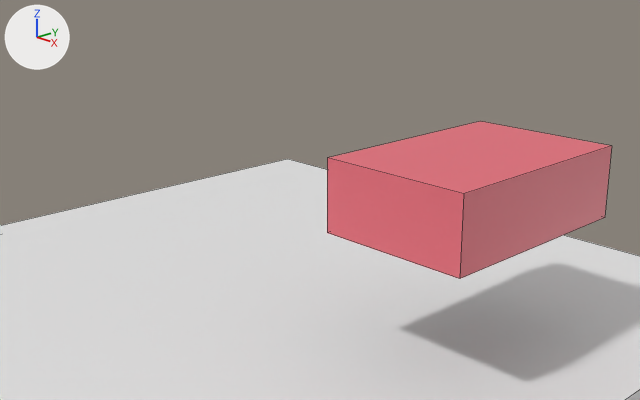
Two versions of the Blender file art/main.blend, one commit apart.
Camera for both pictures: a 50 mm lens placed at (10.1, -8.24, 5.36), pointed at (-0.14, 1.47, 0.97). Every picture has the same lights, and +X, +Y and +Z are marked at upper left. Mesh edges are drawn as thin lines.

Before the edit, the objects in view are built like this:
```python
me_cube = bpy.data.meshes.new('Cube')
me_cube.from_pydata(...)  # a box spanning x -1.08..1.08, y -1.59..1.59, z 0.0..1.0
me_cube.materials.append(mat_material)  # red #e76e7a
# before: 0 (1.08, 1.59, 1.0) at pixel (611, 145), 1 (1.08, 1.59, 0.0) at pixel (604, 217), 2 (1.08, -1.59, 1.0) at pixel (463, 193), 3 (1.08, -1.59, 0.0) at pixel (459, 278), 4 (-1.08, 1.59, 1.0) at pixel (480, 121)
# before: 5 (-1.08, 1.59, 0.0), 6 (-1.08, -1.59, 1.0) at pixel (327, 157), 7 (-1.08, -1.59, 0.0) at pixel (327, 232)
me_cube_001 = bpy.data.meshes.new('Cube.001')
me_cube_001.from_pydata(...)  # a box spanning x -5.72..5.72, y -5.69..5.69, z -0.31..-0.13
ob_car1 = bpy.data.objects.new('Car1', me_cube)
ob_car1.location = (3.36, 0.9, 1.54)
ob_static_test = bpy.data.objects.new('static_test', me_cube_001)
ob_static_test.location = (0.0, 0.0, 0.0)
```
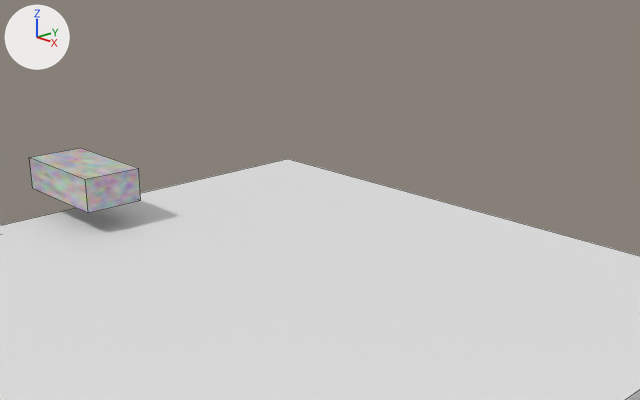
The newer file is also turned or shifted as a whole; pictures and numbers use the older file's frame.

Where the change shows, as pixel boxes (x1, y1, x2, y2) in the pictures (640 x 400 px):
'Car1', reshaped (60% narrower, 58% shorter): before (327, 121, 612, 279); after (29, 148, 141, 213)
part 1 of me_cube, deleted (pink): before (327, 121, 612, 279)
part 2 of me_cube, added: after (29, 148, 141, 213)

Patch to the scene script:
```diff
--- a/art/main.blend.py
+++ b/art/main.blend.py
@@ mat_material_001 @@
+mat_material_001 = bpy.data.materials.new('Material.001')
+mat_material_001.use_nodes = True; mat_material_001.node_tree.nodes.clear()
+_N = mat_material_001.node_tree.nodes; _L = mat_material_001.node_tree.links
+n0 = _N.new('ShaderNodeBsdfPrincipled'); n0.name = 'Principled BSDF'
+n1 = _N.new('ShaderNodeOutputMaterial'); n1.name = 'Material Output'
+n2 = _N.new('ShaderNodeTexNoise'); n2.name = 'Noise Texture'
+_L.new(n0.outputs[0], n1.inputs[0])  # 'BSDF' to 'Surface'
+_L.new(n2.outputs[1], n0.inputs[0])  # 'Color' to 'Base Color'
@@ me_cube @@
 me_cube.from_pydata(...)  # 8 vertices, 6 faces; spans x -1.08..1.08, y -1.59..1.59, z 0.0..1.0
 # used by ob_car1; location = (3.36, 0.9, 1.54)
 # verts and faces of me_cube; kept vertices keep their numbers, new ones are numbered from 8
-me_cube.materials.append(mat_material)  # red #e76e7a
+# me_cube part 1
+delete_vertices([*range(0, 8)])  # with the faces that use them
+# me_cube part 2
+verts[8] = (-9.55, -1.59, -1.22)  # pixel (32, 188)
+verts[9] = (-9.55, -1.59, -0.58)  # pixel (29, 157)
+verts[10] = (-9.55, -0.46, -1.22)
+verts[11] = (-9.55, -0.46, -0.58)  # pixel (80, 147)
+for new, old in zip([*range(12, 16)], [*range(8, 12)]): verts[new] = verts[old] + (2.19, 0.0, 0.0)
+faces += [(8, 9, 11, 10), (10, 11, 15, 14), (12, 14, 15, 13), (8, 12, 13, 9), (8, 10, 14, 12), (9, 13, 15, 11)]
+me_cube.materials.append(mat_material_001)
```
